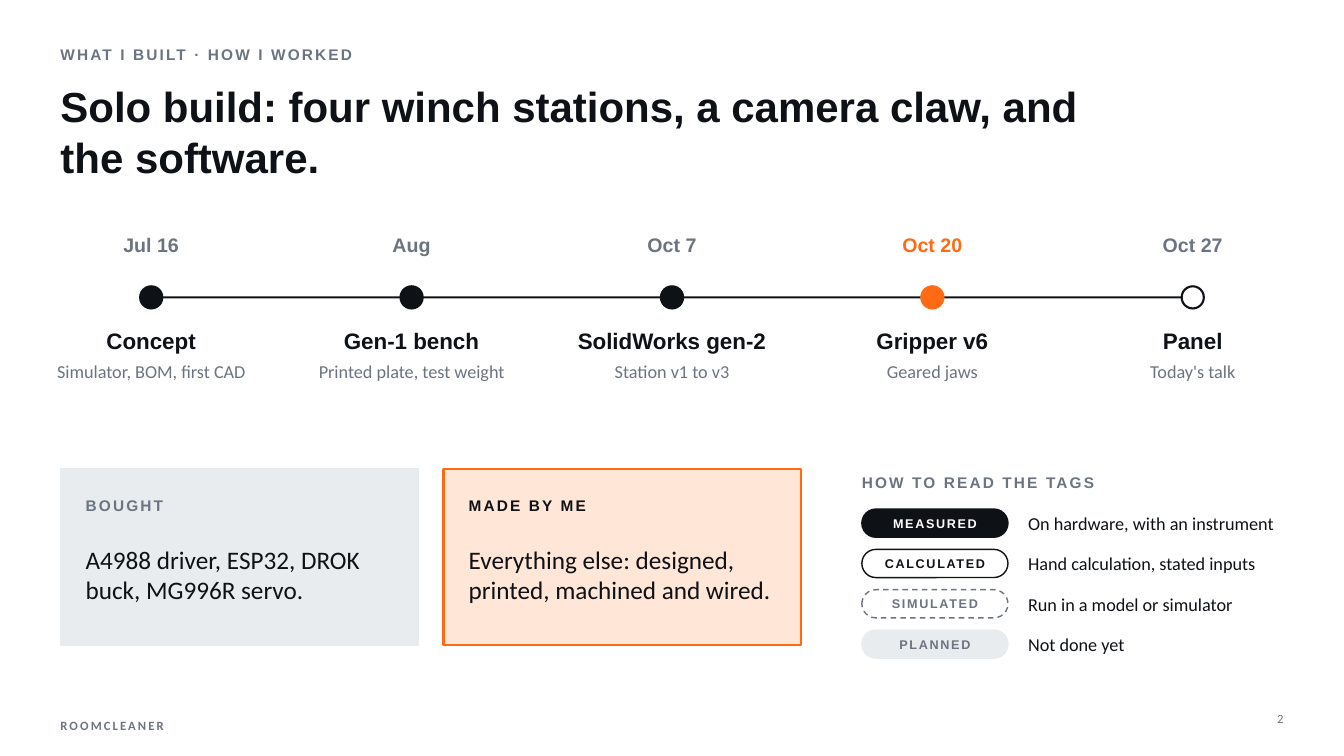
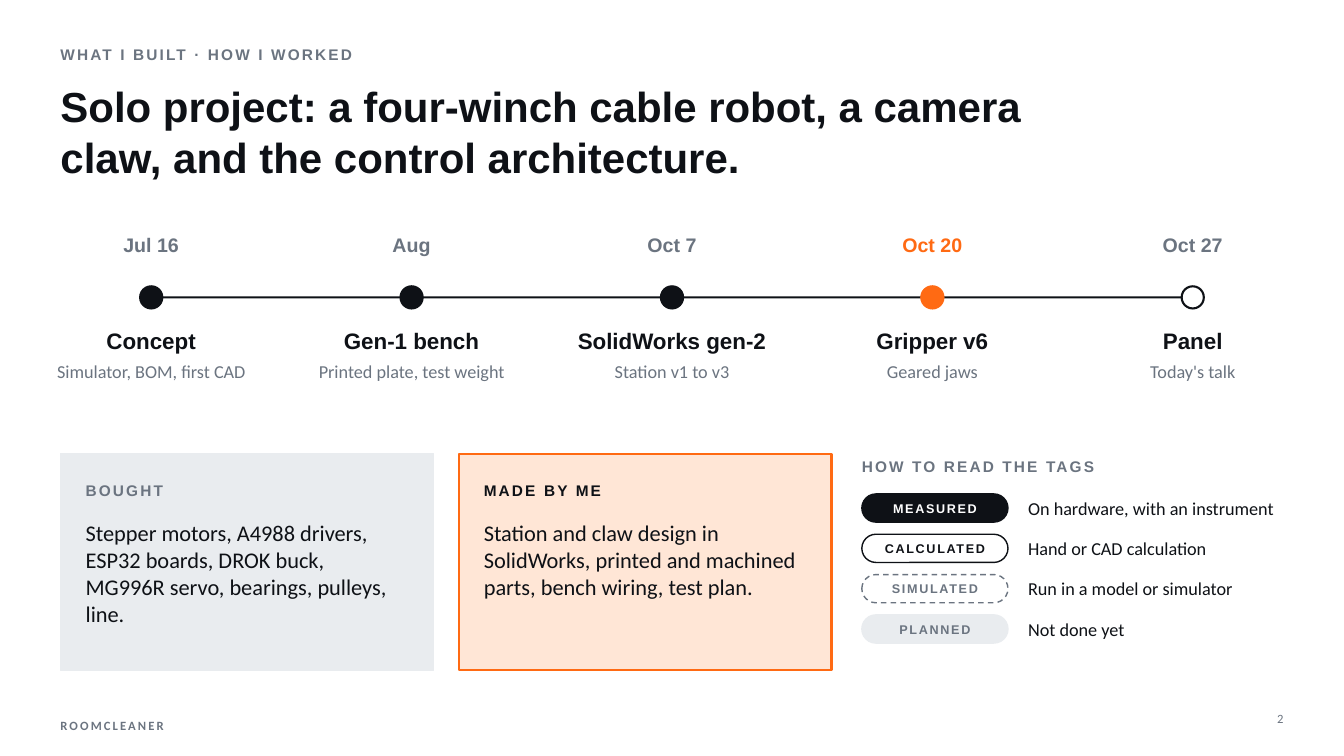
Before and after one commit to Jaspario1199/RoomCleaner, a slide deck: slide 2 of docs/presentation/deck/RoomCleaner_SpaceX_draft.pptx. Drawn at 1344x756 pixels with LibreOffice and Linux fonts; fonts in the diff are those of the drawing. Boxes give left, top, right and bottom in pixels: in the first picture for what was removed or moved away, otherwise in the second. Text is boxed around its words. In the diff, an @@ line names an element or a change of style, - is before the commit and + after.

```diff
--- a/docs/presentation/deck/RoomCleaner_SpaceX_draft.pptx
+++ b/docs/presentation/deck/RoomCleaner_SpaceX_draft.pptx
@@ title at [60,91,1021,180]: text changed @@
-Solo build: four winch stations, a camera claw, and the software.
+Solo project: a four-winch cable robot, a camera claw, and the control architecture.
@@ rectangle: place and size @@
-rectangle at [60,469,418,645]
+rectangle at [60,454,434,670]
@@ text "BOUGHT": place and size @@
-text "BOUGHT" at [86,500,163,511]
+text "BOUGHT" at [86,485,163,496]
@@ rectangle: place and size @@
-rectangle at [444,469,802,645]
+rectangle at [459,454,832,670]
@@ text "MADE BY ME": place and size @@
-text "MADE BY ME" at [469,500,586,511]
+text "MADE BY ME" at [484,485,601,496]
@@ text at [86,525,387,622]: text changed; size 18 to 16 pt @@
-A4988 driver, ESP32, DROK buck, MG996R servo.
+Stepper motors, A4988 drivers, ESP32 boards, DROK buck, MG996R servo, bearings, pulleys, line.
@@ text at [484,525,795,599]: text changed; size 18 to 16 pt @@
-Everything else: designed, printed, machined and wired.
+Station and claw design in SolidWorks, printed and machined parts, bench wiring, test plan.
@@ text at [1028,542,1207,555]: text changed @@
-Hand calculation, stated inputs
+Hand or CAD calculation
@@ 4 texts, 4 rounded rectangles: place and size @@
-4 texts, 4 rounded rectangles at [862,471,1284,658]
+4 texts, 4 rounded rectangles at [862,456,1284,643]
```
Also in this commit, not shown: 21 other slides changed, 5 other files.
